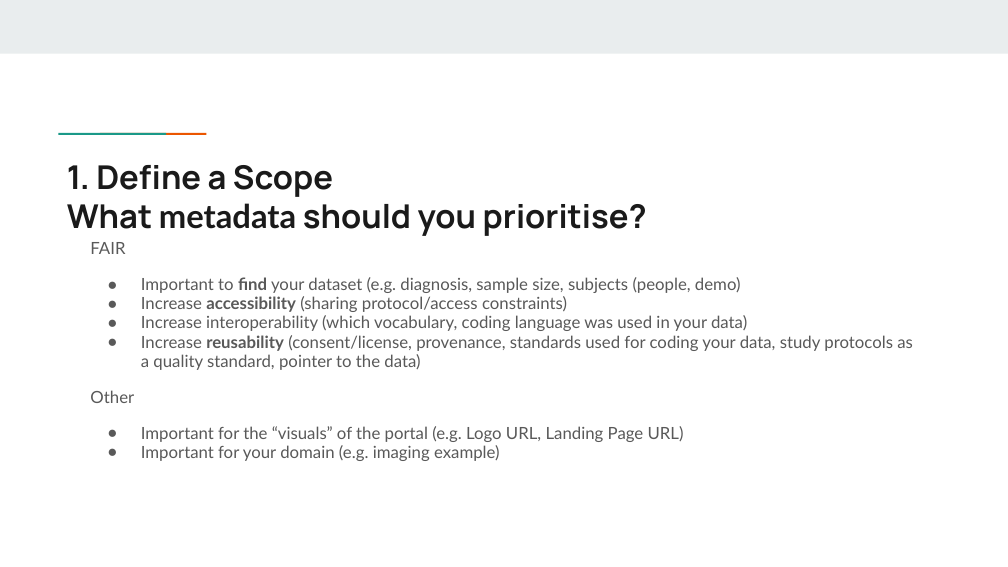
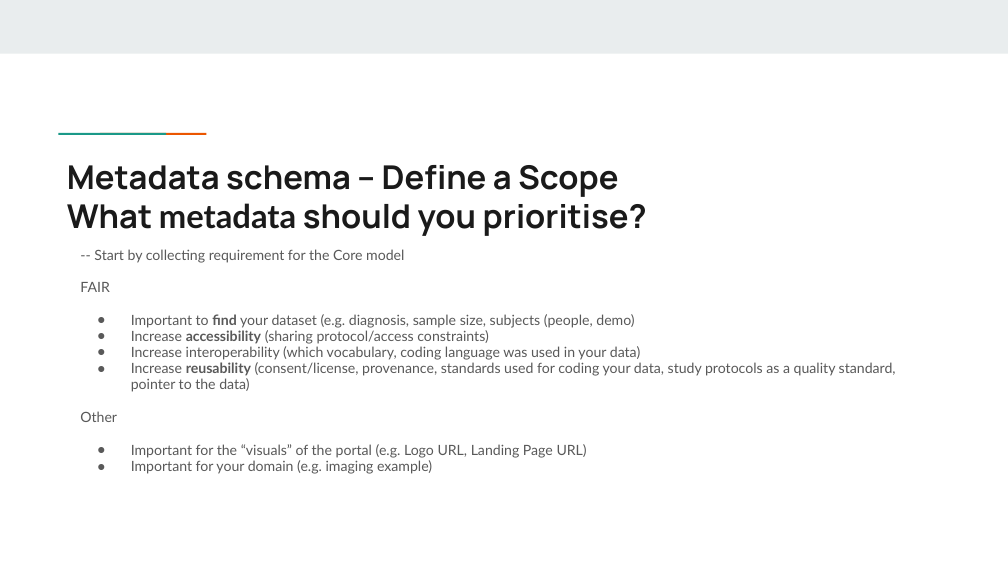
Before and after one commit to Health-RI/health-ri-metadata, a slide deck: slide 20 of Presentations/[DRAFT]HRI_Metadata_Schema_ImagingGroup_KickOff.pptx. Drawn at 1008x567 pixels with LibreOffice and Linux fonts; fonts in the diff are those of the drawing. Boxes give left, top, right and bottom in pixels: in the first picture for what was removed or moved away, otherwise in the second. Text is boxed around its words. In the diff, an @@ line names an element or a change of style, - is before the commit and + after.

```diff
--- a/Presentations/[DRAFT]HRI_Metadata_Schema_ImagingGroup_KickOff.pptx
+++ b/Presentations/[DRAFT]HRI_Metadata_Schema_ImagingGroup_KickOff.pptx
@@ title at [67, 165, 647, 236]: text changed @@
-1. Define a Scope
-What metadata should you prioritise?
+Metadata schema -- Define a Scope
+What metadata should you prioritise?
@@ text "-- Start by collecting requirement ...": place and size @@
-text "-- Start by collecting requirement ..." at [90, 242, 913, 461]
+text "-- Start by collecting requirement ..." at [80, 249, 896, 474]
@@ text at [94, 249, 404, 263]: paragraph added @@
+-- Start by collecting requirement for the Core model
@@ text at [80, 282, 896, 474]: size 12 to 10.1 pt @@
```
Also in this commit, not shown: 6 other slides changed, 2 slides added, 2 slides removed, 1 other file.
